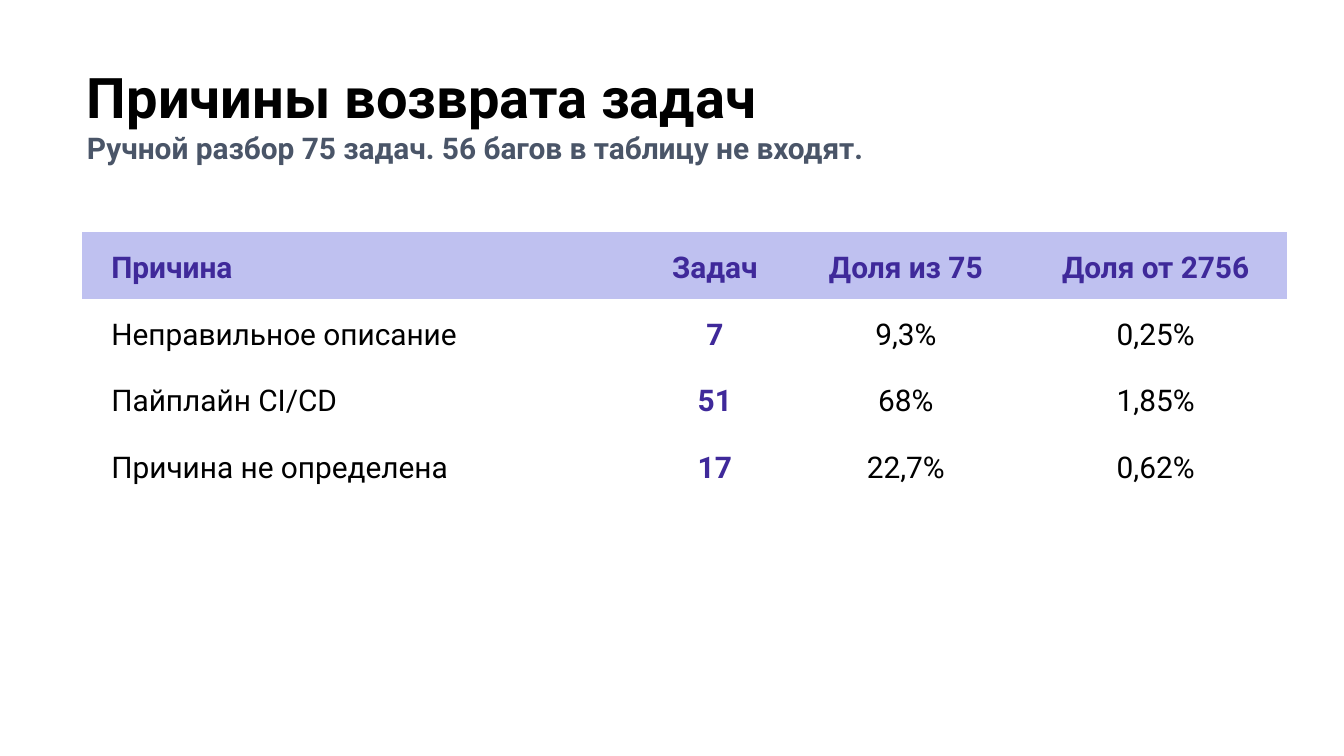
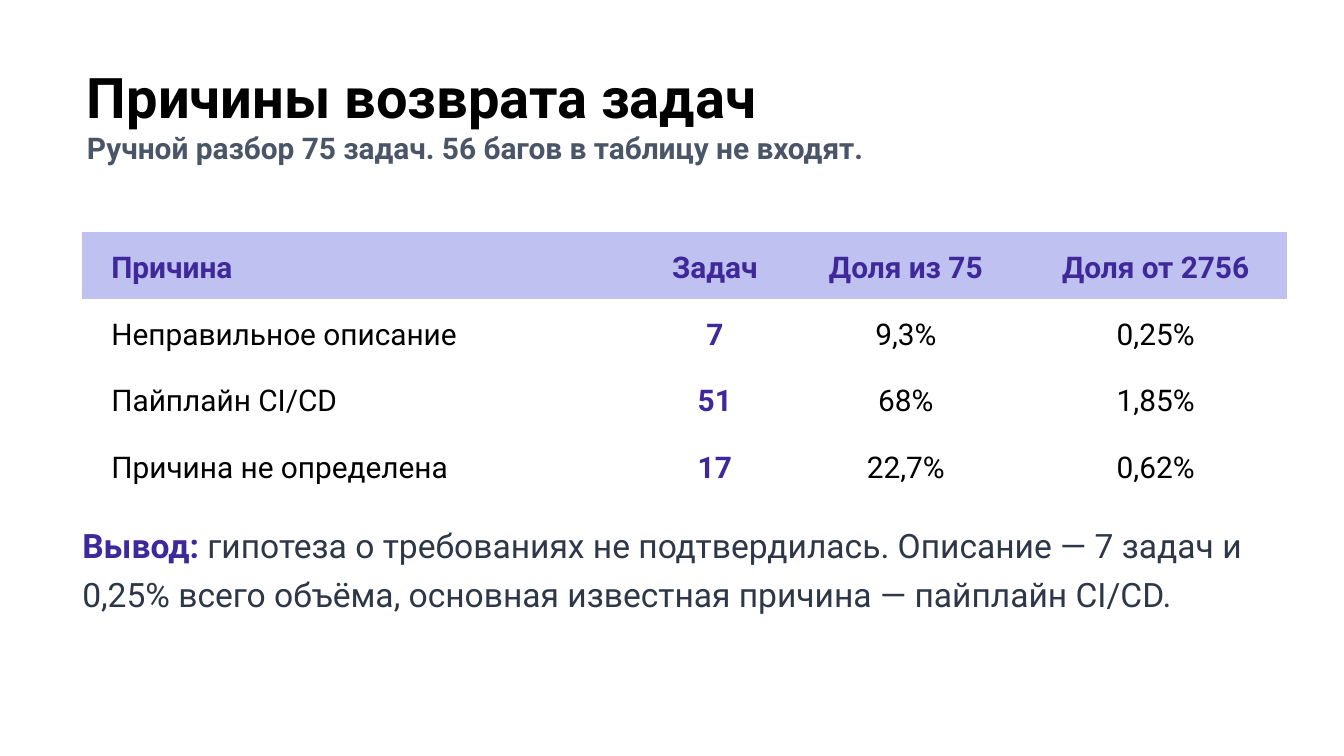
Before and after one commit to camelot270/otus_work, a slide deck: slide 9 of docs/Защита проекта. Петров Н.И..pptx. Drawn at 1344x756 pixels with LibreOffice and Linux fonts; fonts in the diff are those of the drawing; background and template pictures are left out. Boxes give left, top, right and bottom in pixels: in the first picture for what was removed or moved away, otherwise in the second. Text is boxed around its words. In the diff, an @@ line names an element or a change of style, - is before the commit and + after.

```diff
--- a/docs/Защита проекта. Петров Н.И..pptx
+++ b/docs/Защита проекта. Петров Н.И..pptx
@@ text added at bbox=[82, 532, 1241, 614], 18 pt, text #2D3748 @@
+Вывод: гипотеза о требованиях не подтвердилась. Описание — 7 задач и 0,25% всего объёма, основная известная причина — пайплайн CI/CD.
```
